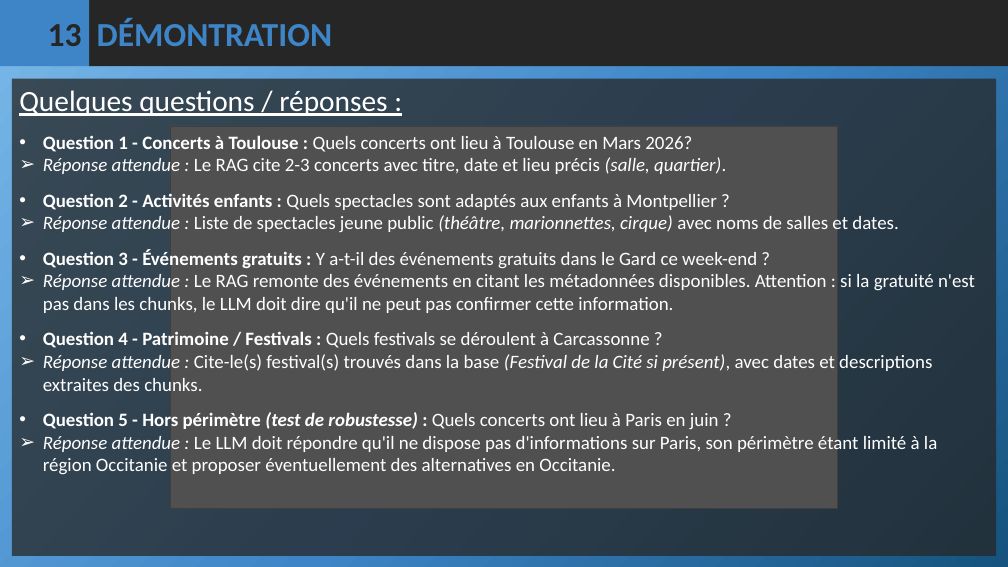
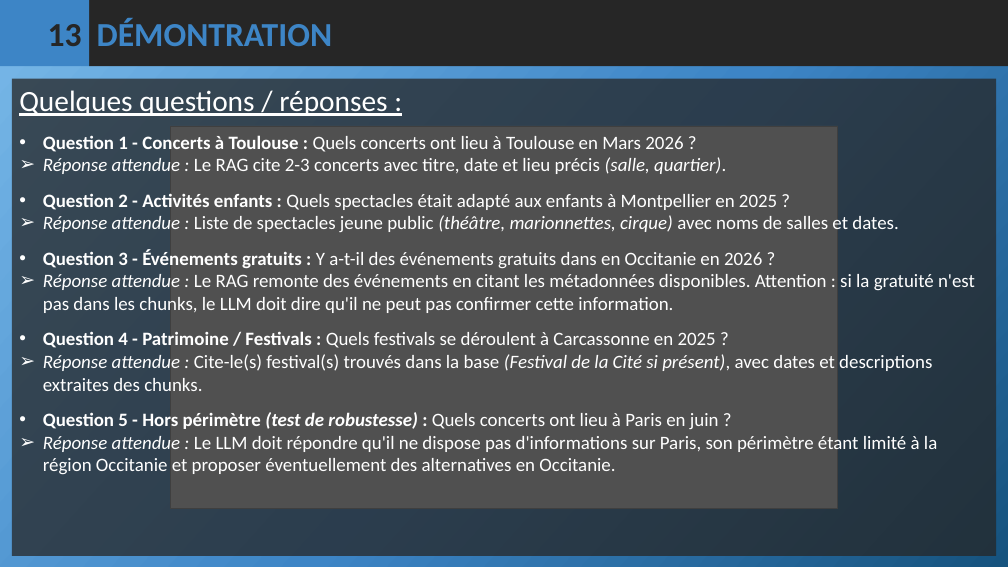
Before and after one commit to merais/formation, a slide deck: slide 14 of P11_Categorisez_automatiquement_des_questions_aymeric_bailleul/_projet/_docs/ABAI_P11_02_presentation_20260216.pptx. Drawn at 1008x567 pixels with LibreOffice and Linux fonts; fonts in the diff are those of the drawing; grey boxes stand for pictures. Boxes give left, top, right and bottom in pixels: in the first picture for what was removed or moved away, otherwise in the second. Text is boxed around its words. In the diff, an @@ line names an element or a change of style, - is before the commit and + after.

```diff
--- a/P11_Categorisez_automatiquement_des_questions_aymeric_bailleul/_projet/_docs/ABAI_P11_02_presentation_20260216.pptx
+++ b/P11_Categorisez_automatiquement_des_questions_aymeric_bailleul/_projet/_docs/ABAI_P11_02_presentation_20260216.pptx
@@ text at bbox=[43, 135, 683, 152]: spaces changed @@
-• Question 1 - Concerts à Toulouse : Quels concerts ont lieu à Toulouse en Mars 2026?
+• Question 1 - Concerts à Toulouse : Quels concerts ont lieu à Toulouse en Mars 2026 ?
@@ text at bbox=[43, 193, 777, 210]: text changed @@
-• Question 2 - Activités enfants : Quels spectacles sont adaptés aux enfants à Montpellier ?
+• Question 2 - Activités enfants : Quels spectacles était adapté aux enfants à Montpellier en 2025 ?
@@ text at bbox=[43, 249, 762, 268]: text changed @@
-• Question 3 - Événements gratuits : Y a-t-il des événements gratuits dans le Gard ce week-end ?
+• Question 3 - Événements gratuits : Y a-t-il des événements gratuits dans en Occitanie en 2026 ?
@@ text at bbox=[43, 331, 716, 348]: text changed @@
-• Question 4 - Patrimoine / Festivals : Quels festivals se déroulent à Carcassonne ?
+• Question 4 - Patrimoine / Festivals : Quels festivals se déroulent à Carcassonne en 2025 ?
```
Also in this commit, not shown: 1 other file.
